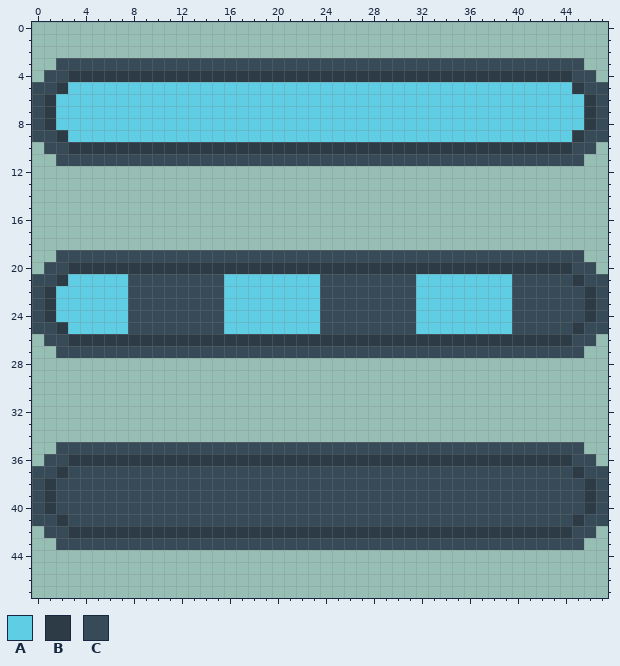
One commit to this pixel-art file: docs/assets/Power-Bar-Large.ase. Above, as it was before the edit.
48x48 pixels, 1 frame.
Palette (. is transparent): A #5fcde4  B #2c3b45  C #374a57
The result:
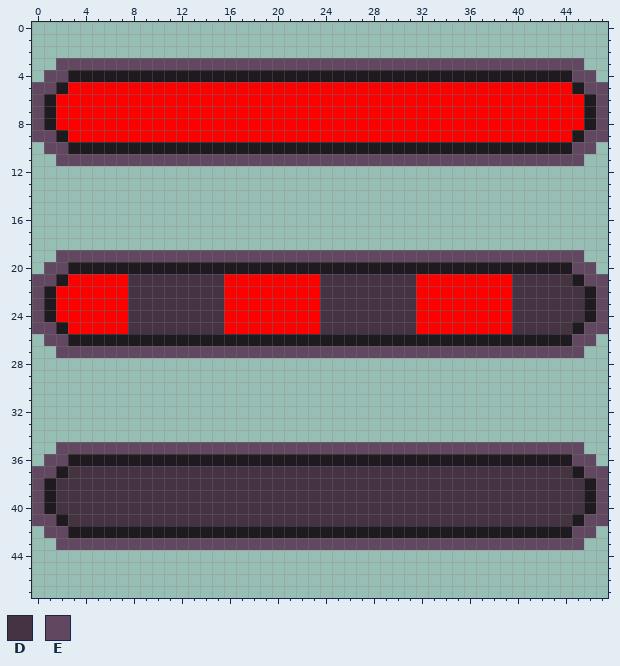
Colours new in this view: D #453344  E #624760
What changed:
colour A: #5fcde4 -> #ff0000
colour B: #2c3b45 -> #1f1a1f
Changed rows in their new state; - is a pixel that keeps its letter.
first column x 0:
 3 --EEEEEEEEEEEEEEEEEEEEEEEEEEEEEEEEEEEEEEEEEEEE--
 4 -EE------------------------------------------EE-
 5 EE--------------------------------------------EE
 6 E----------------------------------------------E
 7 E----------------------------------------------E
 8 E----------------------------------------------E
 9 EE--------------------------------------------EE
10 -EE------------------------------------------EE-
11 --EEEEEEEEEEEEEEEEEEEEEEEEEEEEEEEEEEEEEEEEEEEE--
first column x 0:
19 --EEEEEEEEEEEEEEEEEEEEEEEEEEEEEEEEEEEEEEEEEEEE--
20 -EE------------------------------------------EE-
21 EE------DDDDDDDD--------DDDDDDDD--------DDDDD-EE
22 E-------DDDDDDDD--------DDDDDDDD--------DDDDDD-E
23 E-------DDDDDDDD--------DDDDDDDD--------DDDDDD-E
24 E-------DDDDDDDD--------DDDDDDDD--------DDDDDD-E
25 EE------DDDDDDDD--------DDDDDDDD--------DDDDD-EE
26 -EE------------------------------------------EE-
27 --EEEEEEEEEEEEEEEEEEEEEEEEEEEEEEEEEEEEEEEEEEEE--
first column x 0:
35 --EEEEEEEEEEEEEEEEEEEEEEEEEEEEEEEEEEEEEEEEEEEE--
36 -EE------------------------------------------EE-
37 EE-DDDDDDDDDDDDDDDDDDDDDDDDDDDDDDDDDDDDDDDDDD-EE
38 E-DDDDDDDDDDDDDDDDDDDDDDDDDDDDDDDDDDDDDDDDDDDD-E
39 E-DDDDDDDDDDDDDDDDDDDDDDDDDDDDDDDDDDDDDDDDDDDD-E
40 E-DDDDDDDDDDDDDDDDDDDDDDDDDDDDDDDDDDDDDDDDDDDD-E
41 EE-DDDDDDDDDDDDDDDDDDDDDDDDDDDDDDDDDDDDDDDDDD-EE
42 -EE------------------------------------------EE-
43 --EEEEEEEEEEEEEEEEEEEEEEEEEEEEEEEEEEEEEEEEEEEE--
Where, in picture pixels (left, top, right, bottom), the same in both pictures:
changed: (32, 58, 608, 166)
changed: (32, 250, 608, 358)
changed: (32, 442, 608, 550)
